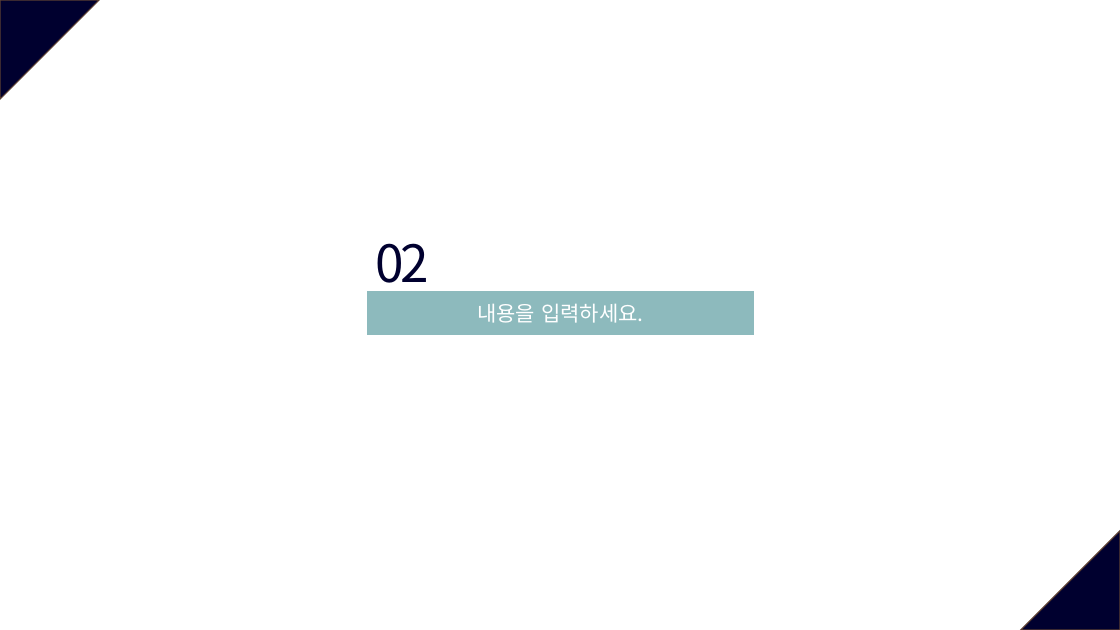
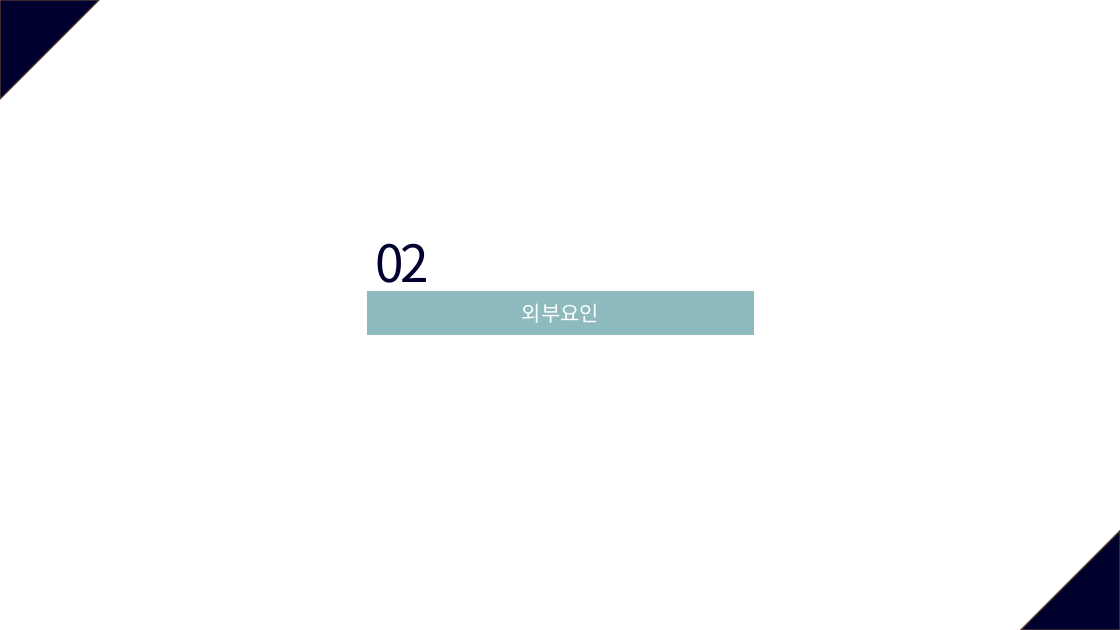
Before and after one commit to so-jeong0127/6-project, a slide deck: slide 7 of 6조_외부환경영향.pptx (slide 5 before the commit). Drawn at 1120x630 pixels with LibreOffice and Linux fonts; fonts in the diff are those of the drawing. Boxes give left, top, right and bottom in pixels: in the first picture for what was removed or moved away, otherwise in the second. Text is boxed around its words. In the diff, an @@ line names an element or a change of style, - is before the commit and + after.

```diff
--- a/6조_외부환경영향.pptx
+++ b/6조_외부환경영향.pptx
@@ text in rectangle at <box>522,304,599,323</box>: text changed @@
-내용을 입력하세요.
+외부요인
```
Also in this commit, not shown: 8 other slides changed, 4 slides added.
